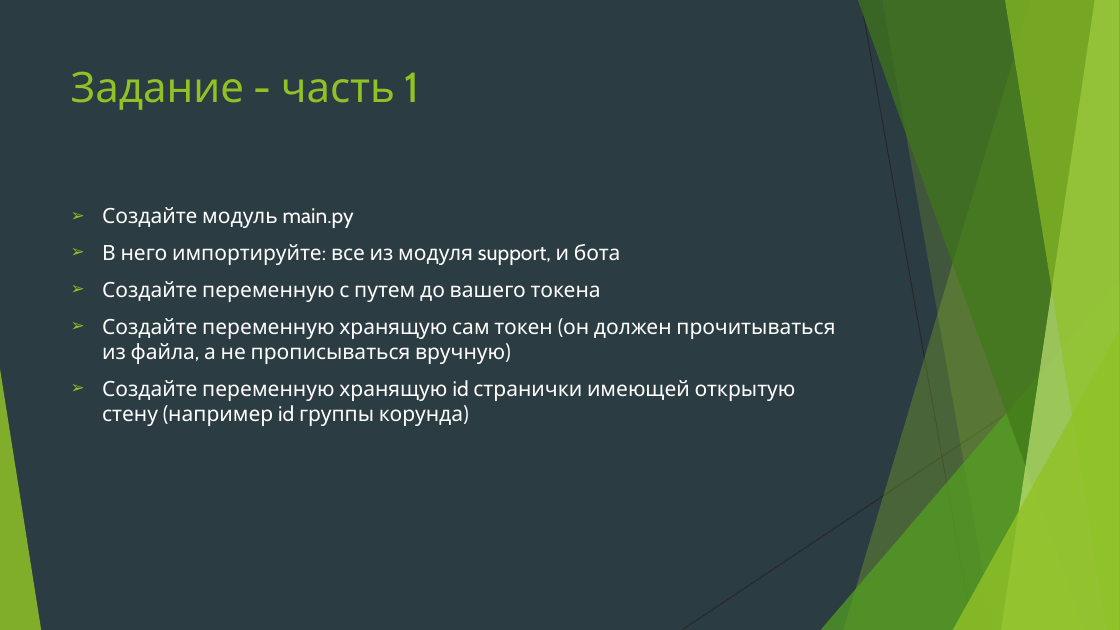
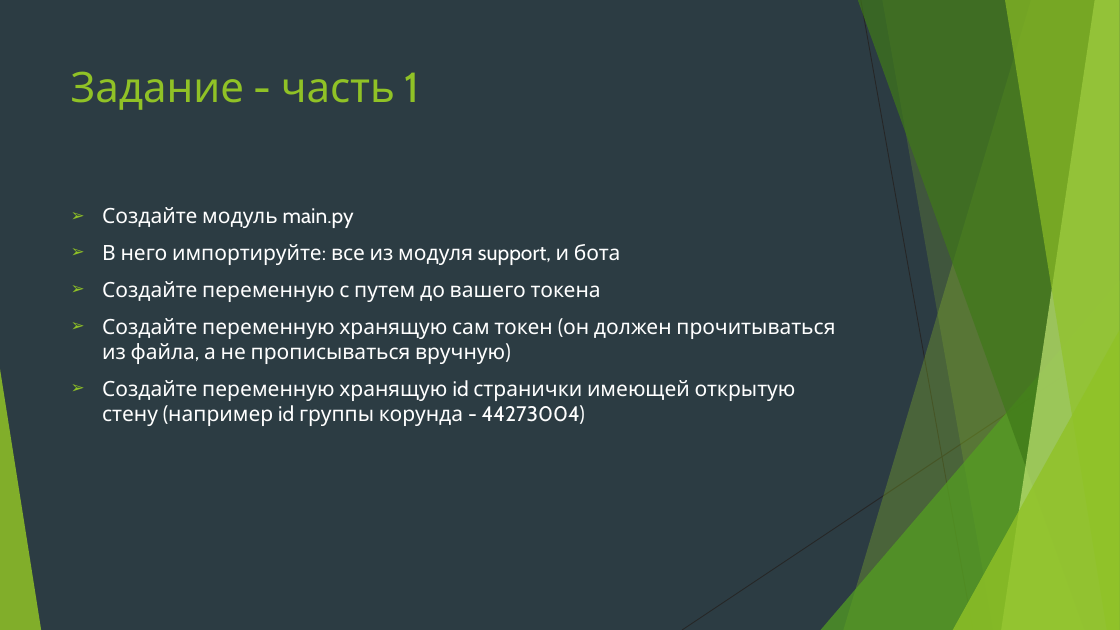
Before and after one commit to Yegor9151/for_corund, a slide deck: slide 17 of python/module2/presentation/урок 4 модуль 2.pptx (slide 16 before the commit). Drawn at 1120x630 pixels with LibreOffice and Linux fonts; fonts in the diff are those of the drawing. Boxes give left, top, right and bottom in pixels: in the first picture for what was removed or moved away, otherwise in the second. Text is boxed around its words. In the diff, an @@ line names an element or a change of style, - is before the commit and + after.

```diff
--- a/python/module2/presentation/урок 4 модуль 2.pptx
+++ b/python/module2/presentation/урок 4 модуль 2.pptx
@@ text at (x1=102, y1=380, x2=796, y2=426): text changed @@
-➢ Создайте переменную хранящую id странички имеющей открытую стену (например id группы корунда)
+➢ Создайте переменную хранящую id странички имеющей открытую стену (например id группы корунда - 44273004)
```
Also in this commit, not shown: 2 slides added.
